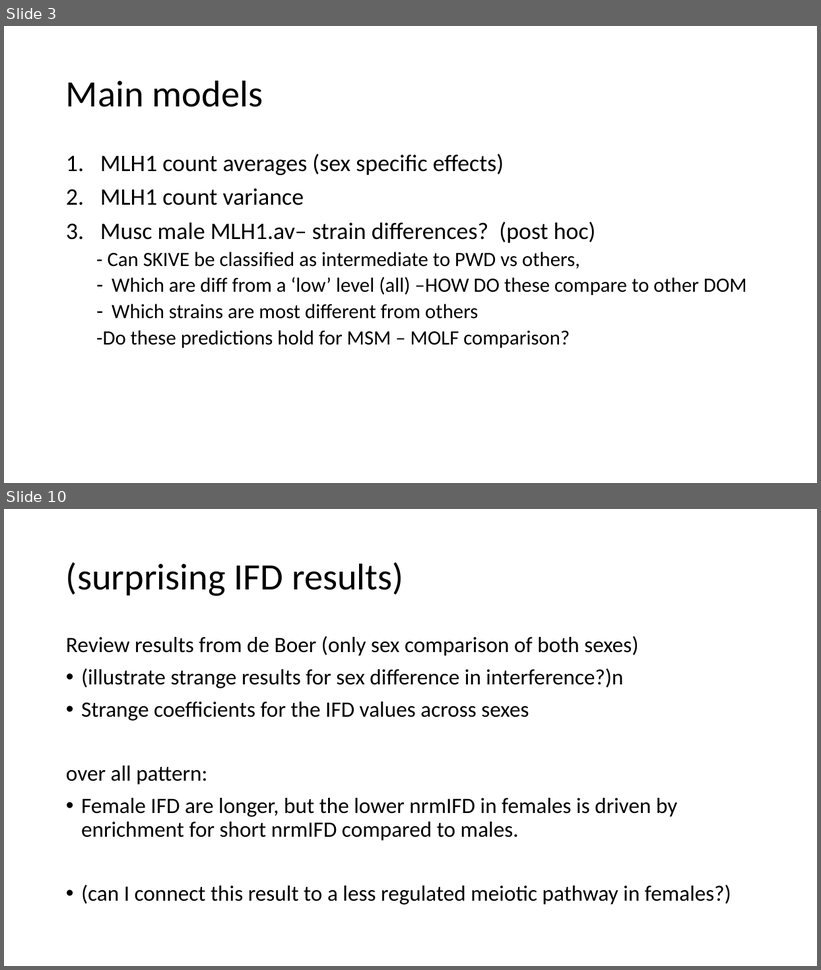
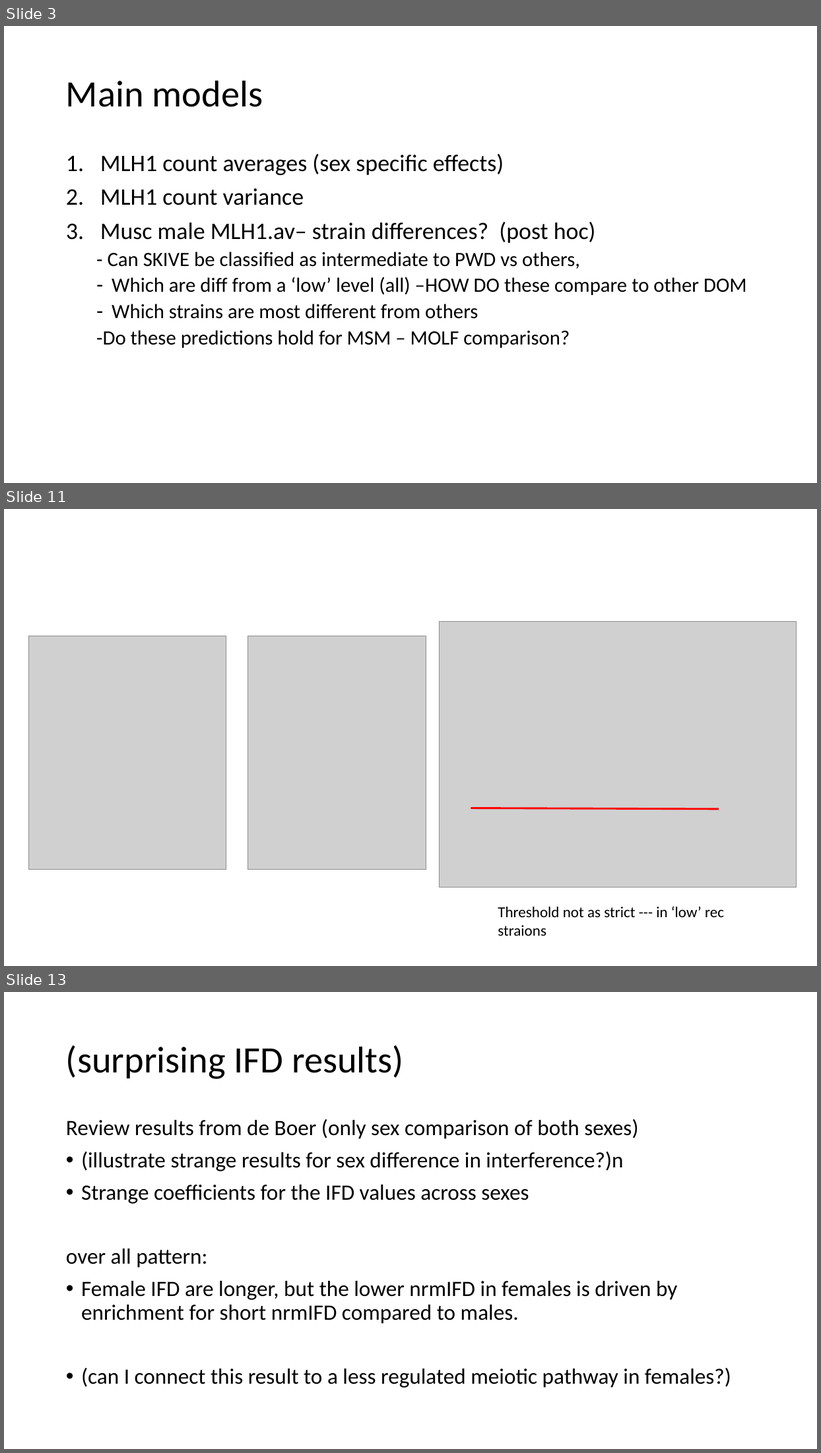
Before and after one commit to petersoapes/MLH1repo, a slide deck: AP_labMeeting_2.12.20.pptx. Shown one above the other, each under a label of ours: slides 3 and 10 before the commit, slides 3, 11 and 13 after it; the slides between them are not shown. The pictures are 821x970 and 821x1453 pixels, drawn with LibreOffice and Linux fonts; fonts in the diff are those of the drawing; grey boxes stand for pictures. Boxes give left, top, right and bottom in pixels: in the first picture for what was removed or moved away, otherwise in the second. Text is boxed around its words. In the diff, an @@ line names an element or a change of style, - is before the commit and + after.

```diff
--- a/AP_labMeeting_2.12.20.pptx
+++ b/AP_labMeeting_2.12.20.pptx
@@ slide 11 added at [4, 509, 817, 966], background #FFFFFF @@
@@ picture added at [440, 622, 797, 888] @@
@@ picture added at [29, 636, 226, 870] @@
@@ picture added at [248, 636, 426, 870] @@
@@ line added from (471, 809) to (719, 809), #FF0000 2.25 pt @@
@@ text added at [498, 906, 724, 936], 18 pt, text #000000 @@
+Threshold not as strict --- in ‘low’ rec straions
@@ what was slide 10 is now slide 13 @@
```
Also in this commit, not shown: 4 slides changed, 5 other slides added, 3 slides removed.
